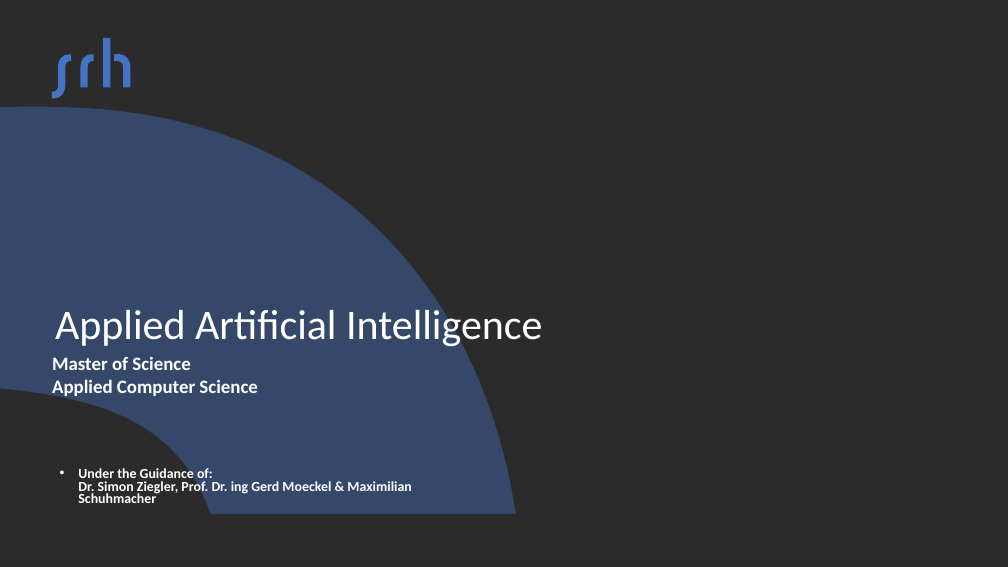
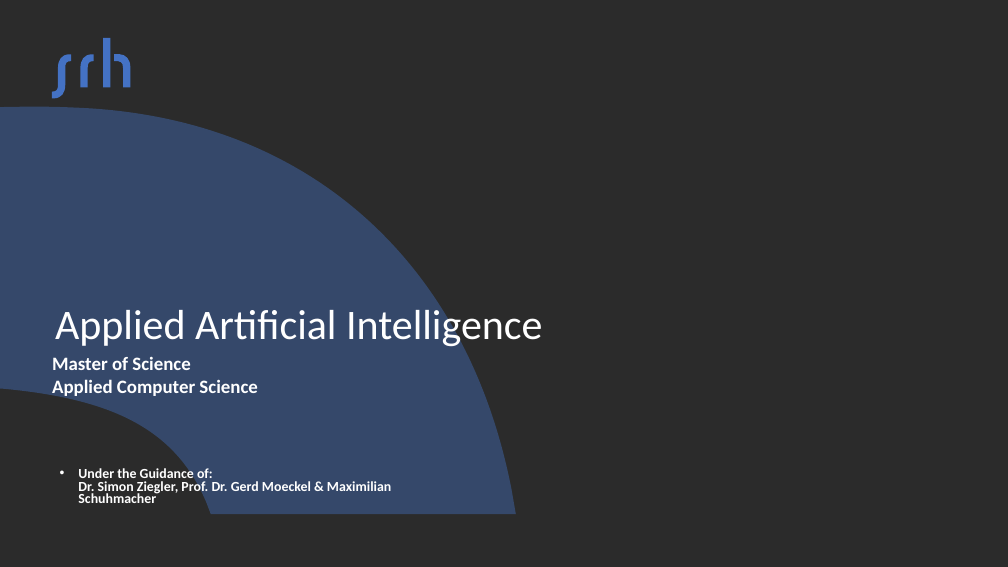
Before and after one commit to skandswami/SRH_AAI_Traffic_Utilities_ML, a slide deck: slide 1 of Traffic_Sign_Recog_Presentation.pptx. Drawn at 1008x567 pixels with LibreOffice and Linux fonts; fonts in the diff are those of the drawing; background and template pictures are left out; a plain dark background stands for a picture behind light text. Boxes give left, top, right and bottom in pixels: in the first picture for what was removed or moved away, otherwise in the second. Text is boxed around its words. In the diff, an @@ line names an element or a change of style, - is before the commit and + after.

```diff
--- a/Traffic_Sign_Recog_Presentation.pptx
+++ b/Traffic_Sign_Recog_Presentation.pptx
@@ text at [78,467,391,503]: text changed @@
-• Under the Guidance of:
-  Dr. Simon Ziegler, Prof. Dr. ing Gerd Moeckel & Maximilian Schuhmacher
+• Under the Guidance of:
+  Dr. Simon Ziegler, Prof. Dr. Gerd Moeckel & Maximilian Schuhmacher
```
Also in this commit, not shown: 23 other slides changed.
